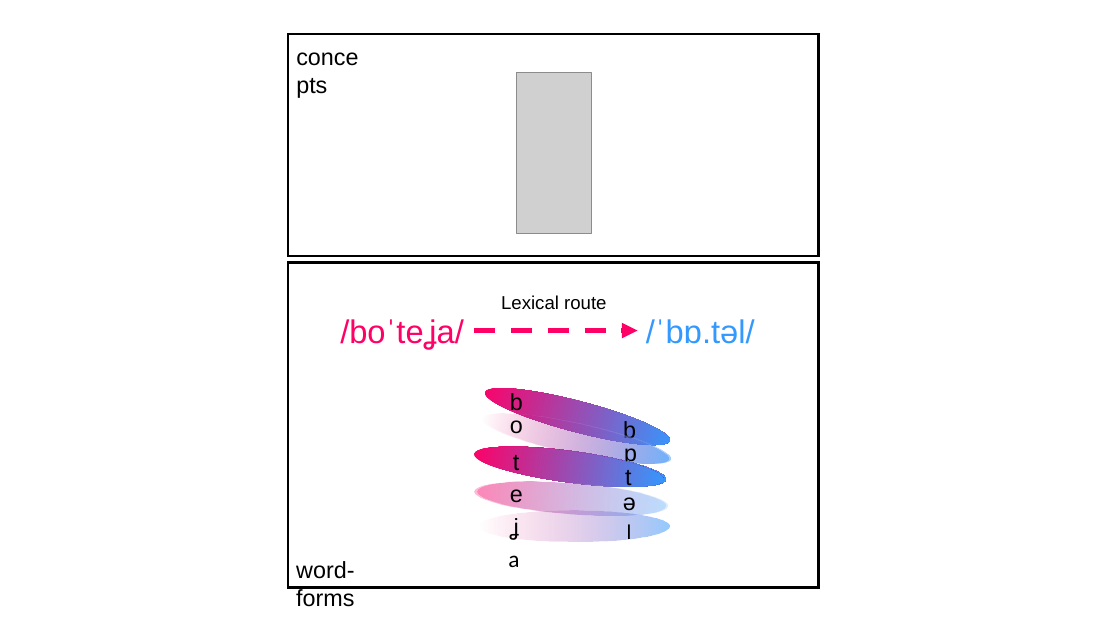
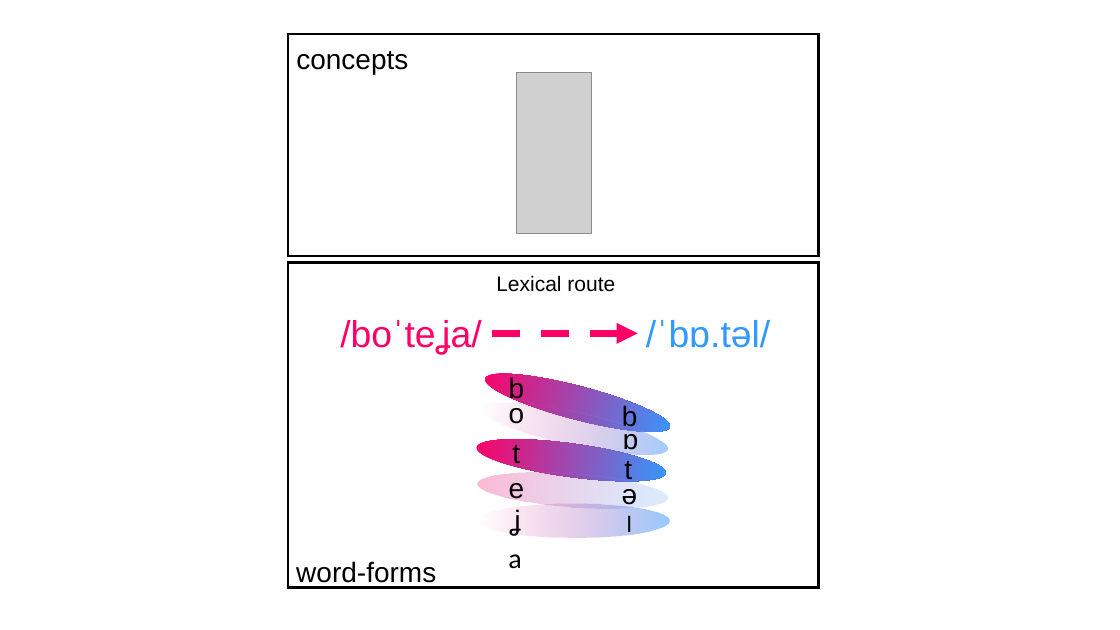
Before and after one commit to gongcastro/psycholing-cofee_2022_translation-elicitation, a slide deck: slide 4 of docs/figures.pptx. Drawn at 1120x630 pixels with LibreOffice and Linux fonts; fonts in the diff are those of the drawing; grey boxes stand for pictures. Boxes give left, top, right and bottom in pixels: in the first picture for what was removed or moved away, otherwise in the second. Text is boxed around its words. In the diff, an @@ line names an element or a change of style, - is before the commit and + after.

```diff
--- a/docs/figures.pptx
+++ b/docs/figures.pptx
@@ text "Lexical route": place and size @@
-text "Lexical route" at [501, 295, 606, 310]
+text "Lexical route" at [496, 275, 615, 292]
@@ text "Lexical route" at [496, 275, 615, 292]: size 16 to 18 pt @@
@@ text "/boˈteʝa/" at [340, 320, 481, 355]: size 28 to 32 pt @@
@@ text "/ˈbɒ.təl/" at [646, 320, 770, 348]: size 28 to 32 pt @@
@@ arrow moved from (474, 331) - (638, 331) to (492, 334) - (638, 334) @@
@@ arrow (492, 334) - (638, 334): stroke #3399FF 4.5 pt dashed to #3399FF 6 pt dashed @@
@@ ellipse: place and size @@
-ellipse at [481, 378, 674, 456]
+ellipse at [481, 363, 674, 444]
@@ text "b": place and size @@
-text "b" at [510, 393, 523, 415]
+text "b" at [509, 377, 525, 403]
@@ ellipse: place and size @@
-ellipse at [481, 403, 674, 474]
+ellipse at [478, 393, 671, 466]
@@ ellipse removed at [479, 404, 672, 474] @@
@@ text "o": place and size @@
-text "o" at [510, 414, 523, 438]
+text "o" at [509, 401, 525, 424]
@@ text "b": place and size @@
-text "b" at [623, 421, 636, 438]
+text "b" at [622, 405, 638, 431]
@@ text "ɒ": place and size @@
-text "ɒ" at [624, 443, 637, 463]
+text "ɒ" at [623, 427, 639, 454]
@@ ellipse removed at [473, 438, 666, 495] @@
@@ ellipse: place and size @@
-ellipse at [474, 438, 668, 495]
+ellipse at [474, 431, 668, 490]
@@ text "t": place and size @@
-text "t" at [513, 455, 519, 475]
+text "t" at [512, 445, 520, 468]
@@ text "t": place and size @@
-text "t" at [625, 470, 631, 490]
+text "t" at [624, 461, 632, 484]
@@ ellipse removed at [474, 476, 666, 521] @@
@@ ellipse: place and size @@
-ellipse at [476, 476, 669, 521]
+ellipse at [476, 467, 669, 515]
@@ text "ə": place and size @@
-text "ə" at [623, 497, 636, 515]
+text "ə" at [622, 489, 638, 509]
@@ ellipse: place and size @@
-ellipse at [479, 510, 670, 541]
+ellipse at [479, 504, 670, 538]
@@ text "ʝ": place and size @@
-text "ʝ" at [510, 518, 519, 540]
+text "ʝ" at [510, 509, 521, 535]
@@ text "l": place and size @@
-text "l" at [627, 524, 632, 546]
+text "l" at [627, 515, 632, 538]
@@ text "l" at [627, 515, 632, 538]: size 18 to 20 pt @@
@@ size 20 to 24 pt in 12 elements at [509, 483, 525, 503], [622, 489, 638, 509], [624, 461, 632, 484], [508, 554, 521, 569], [512, 445, 520, 468], [510, 509, 521, 535], [509, 401, 525, 424], [622, 405, 638, 431], [509, 377, 525, 403], [623, 427, 639, 454], [296, 51, 408, 74], [296, 561, 436, 588] @@
```
Also in this commit, not shown: 3 other slides changed, 5 slides added, 18 other files.
